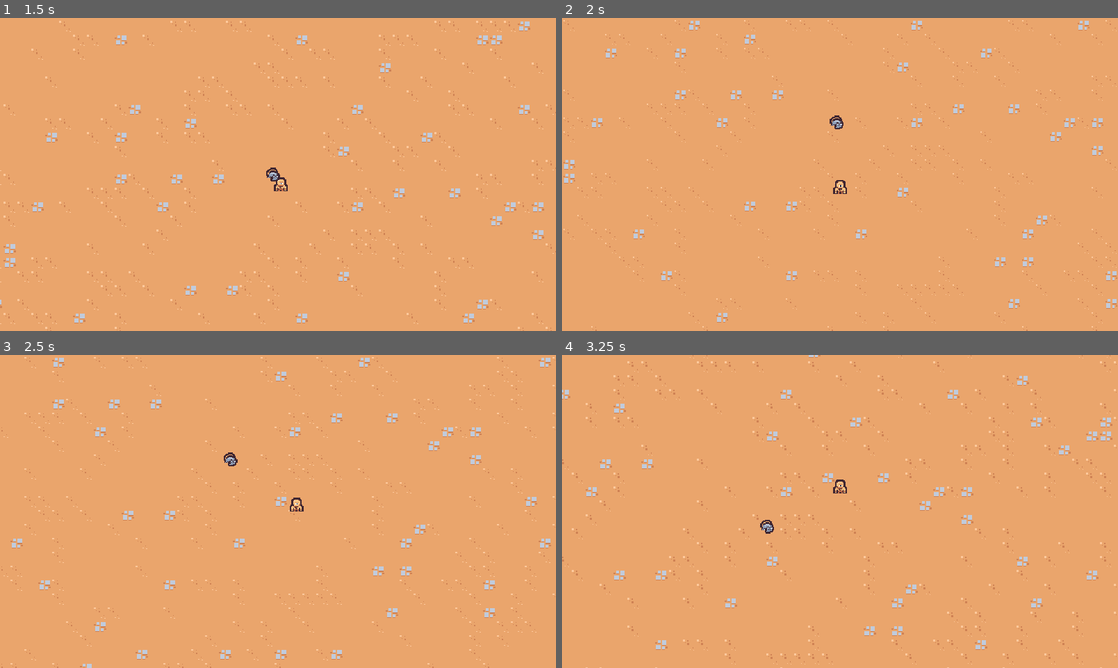
Above: before the commit, frames 1-4 (two rows, left to right).
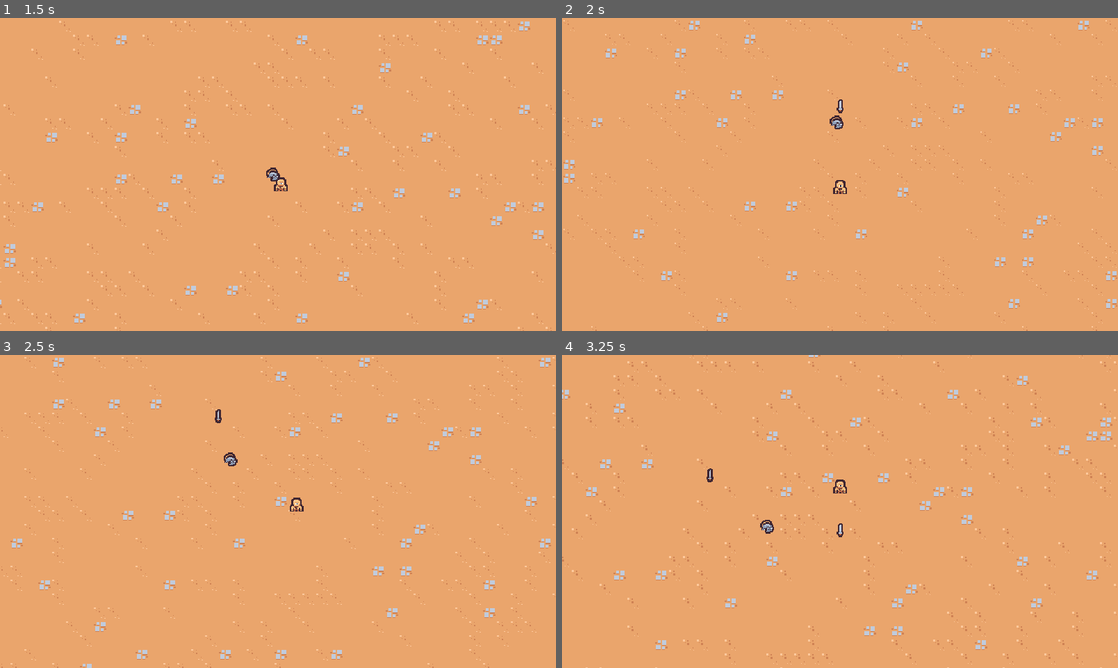
Above: after the commit, the same moments.

Repository: CullsGit/2dsurvivor
Game: Godot game, scene res://scenes/main/main.tscn
Two runs of this game, one before a commit and one after it. Both use one fixed random seed, a clock stepped at 60 frames per second and the inputs below.
Inputs:
- Up to frame 1 (1.5 s): hold D (move_right) 0.53-1.28 s; hold S (move_down) from 1.28 s (still down)
- Up to frame 2 (2 s): keep holding S (move_down)
- Up to frame 3 (2.5 s): release S (move_down) at 2.03 s; hold D (move_right) from 2.03 s (still down)
- Up to frame 4 (3.25 s): release D (move_right) at 2.78 s; hold W (move_up) from 2.78 s (still down)

Frame 1 is identical in both runs. In frame 2, less than 0.1% of the frame differs, in the area x 49-51%, y 26-31%; in frame 3, less than 0.1%; in frame 4, less than 0.1%, in the area x 26-51%, y 36-59%.

Commit message:
add first ability basics

Diff:
--- /dev/null
+++ b/scenes/ability/sword_ability/sword_ability.tscn
@@ -0,0 +1,9 @@
+[gd_scene load_steps=2 format=3 uid="uid://cwmb4yyb1484o"]
+
+[ext_resource type="Texture2D" uid="uid://dxilu635g8pkn" path="res://scenes/ability/sword_ability/sword.png" id="1_upg5g"]
+
+[node name="SwordAbility" type="Node2D"]
+
+[node name="Sprite2D" type="Sprite2D" parent="."]
+texture = ExtResource("1_upg5g")
+offset = Vector2(0, -4)
--- /dev/null
+++ b/scenes/ability/sword_ability_controller/sword_ability_controller.gd
@@ -0,0 +1,17 @@
+extends Node
+
+@export var sword_ability: PackedScene
+
+# Called when the node enters the scene tree for the first time.
+func _ready() -> void:
+	$Timer.timeout.connect(on_timer_timeout)
+
+
+func on_timer_timeout():
+	var player = get_tree().get_first_node_in_group('player') as Node2D
+	if player == null:
+		return
+
+	var sword_instance = sword_ability.instantiate() as Node2D
+	player.get_parent().add_child(sword_instance)
+	sword_instance.global_position = player.global_position
--- /dev/null
+++ b/scenes/ability/sword_ability_controller/sword_ability_controller.tscn
@@ -0,0 +1,12 @@
+[gd_scene load_steps=3 format=3 uid="uid://blyp5kgr4vss"]
+
+[ext_resource type="Script" uid="uid://b7upntome63fg" path="res://scenes/ability/sword_ability_controller/sword_ability_controller.gd" id="1_4s6ac"]
+[ext_resource type="PackedScene" uid="uid://cwmb4yyb1484o" path="res://scenes/ability/sword_ability/sword_ability.tscn" id="2_e8bxv"]
+
+[node name="SwordAbilityController" type="Node"]
+script = ExtResource("1_4s6ac")
+sword_ability = ExtResource("2_e8bxv")
+
+[node name="Timer" type="Timer" parent="."]
+wait_time = 1.5
+autostart = true
--- a/scenes/player/player.tscn
+++ b/scenes/player/player.tscn
@@ -1,7 +1,8 @@
-[gd_scene load_steps=4 format=3 uid="uid://c0rnuwnywvr7p"]
+[gd_scene load_steps=5 format=3 uid="uid://c0rnuwnywvr7p"]
 
 [ext_resource type="Texture2D" uid="uid://cdjc3m375lni4" path="res://scenes/player/player.png" id="1_8afob"]
 [ext_resource type="Script" uid="uid://buoxmsmue1g3k" path="res://scenes/player/player.gd" id="1_dovo2"]
+[ext_resource type="PackedScene" uid="uid://blyp5kgr4vss" path="res://scenes/ability/sword_ability_controller/sword_ability_controller.tscn" id="2_gmlin"]
 
 [sub_resource type="CircleShape2D" id="CircleShape2D_dovo2"]
 radius = 5.0
@@ -10,6 +11,10 @@
 collision_layer = 0
 script = ExtResource("1_dovo2")
 
+[node name="AbilityManager" type="Node" parent="."]
+
+[node name="SwordAbilityController" parent="AbilityManager" instance=ExtResource("2_gmlin")]
+
 [node name="Sprite2D" type="Sprite2D" parent="."]
 texture = ExtResource("1_8afob")
 offset = Vector2(0, -8)
Binary file added: scenes/ability/sword_ability/sword.png
Not shown, added: scenes/ability/sword_ability/sword.png.import
Not shown, added: scenes/ability/sword_ability_controller/sword_ability_controller.gd.uid
